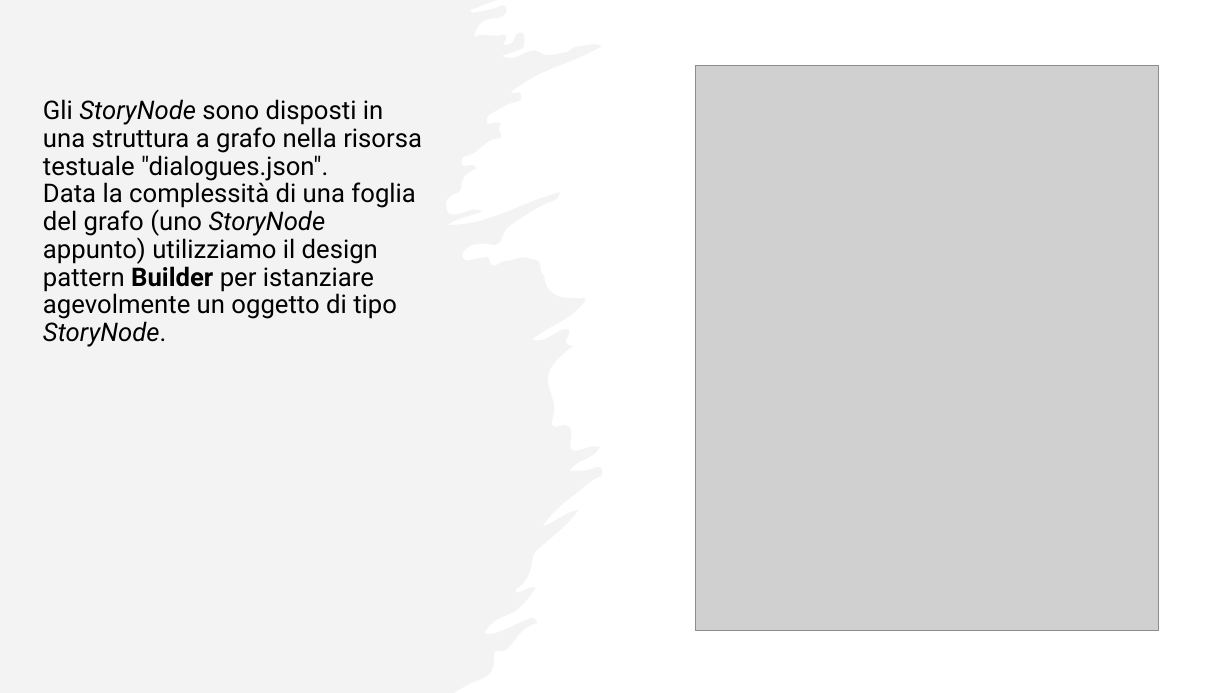
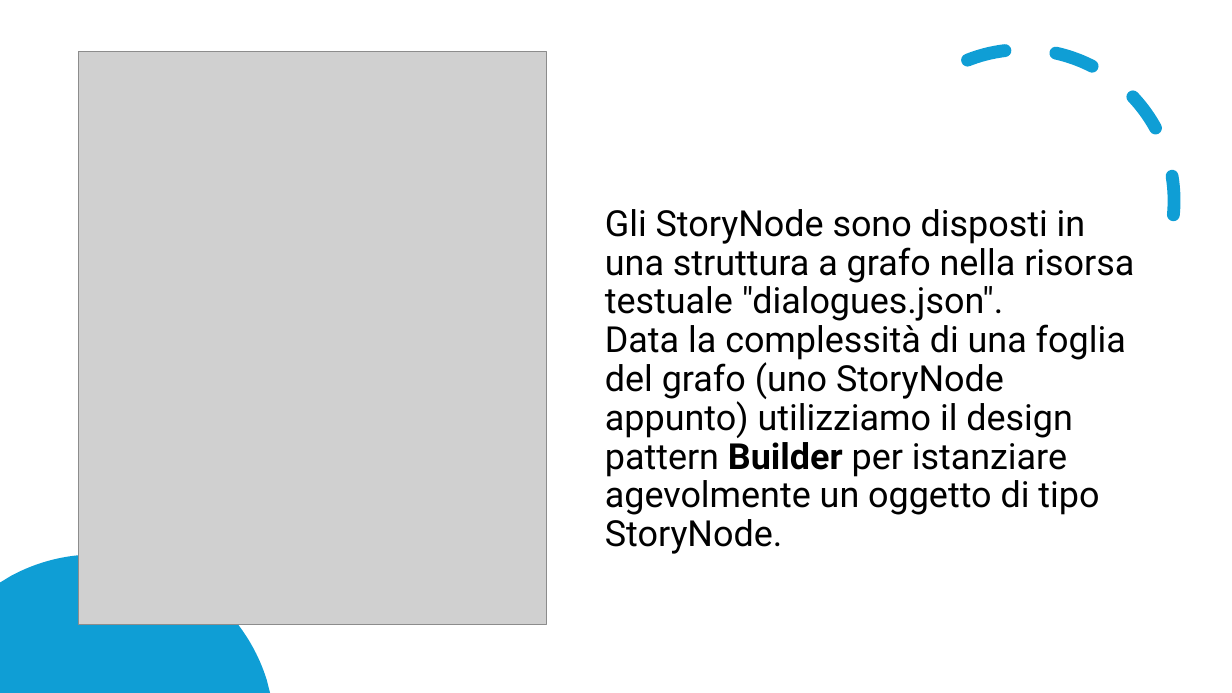
Before and after one commit to samMM-cs/iss-team2, a slide deck: slide 33 of Revisione.pptx. Drawn at 1232x693 pixels with LibreOffice and Linux fonts; fonts in the diff are those of the drawing; grey boxes stand for pictures. Boxes give left, top, right and bottom in pixels: in the first picture for what was removed or moved away, otherwise in the second. Text is boxed around its words. In the diff, an @@ line names an element or a change of style, - is before the commit and + after.

Commit message:
Updates

```diff
--- a/Revisione.pptx
+++ b/Revisione.pptx
@@ freeform shape removed at (x1=0, y1=0, x2=603, y2=693) @@
@@ arc (boxed as its full ellipse) added at (x1=824, y1=2, x2=1223, y2=400), outline #0F9ED5 10 pt dashed @@
@@ picture resized from (x1=696, y1=65, x2=1159, y2=630) to (x1=79, y1=52, x2=547, y2=625) @@
@@ text "Gli StoryNode sono disposti in ..." moved from (x1=43, y1=99, x2=422, y2=347) to (x1=605, y1=209, x2=1134, y2=554) @@
@@ text "Gli StoryNode sono disposti in ..." at (x1=605, y1=209, x2=1134, y2=554): size 20 to 28 pt; italic off in "StoryNode StoryNode StoryNode." @@
@@ freeform shape added at (x1=0, y1=555, x2=270, y2=693), fill #0F9ED5 @@
```
